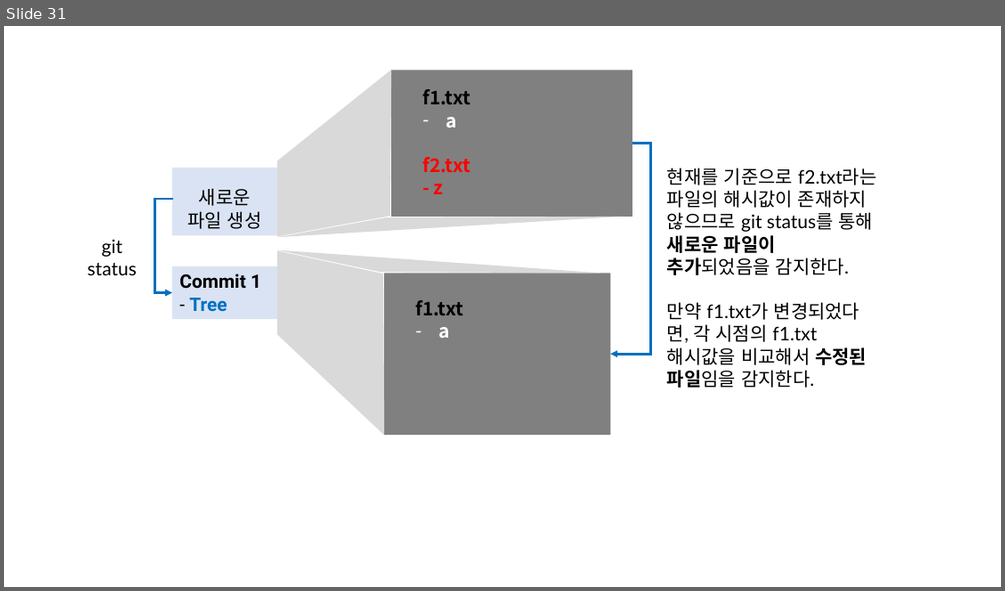
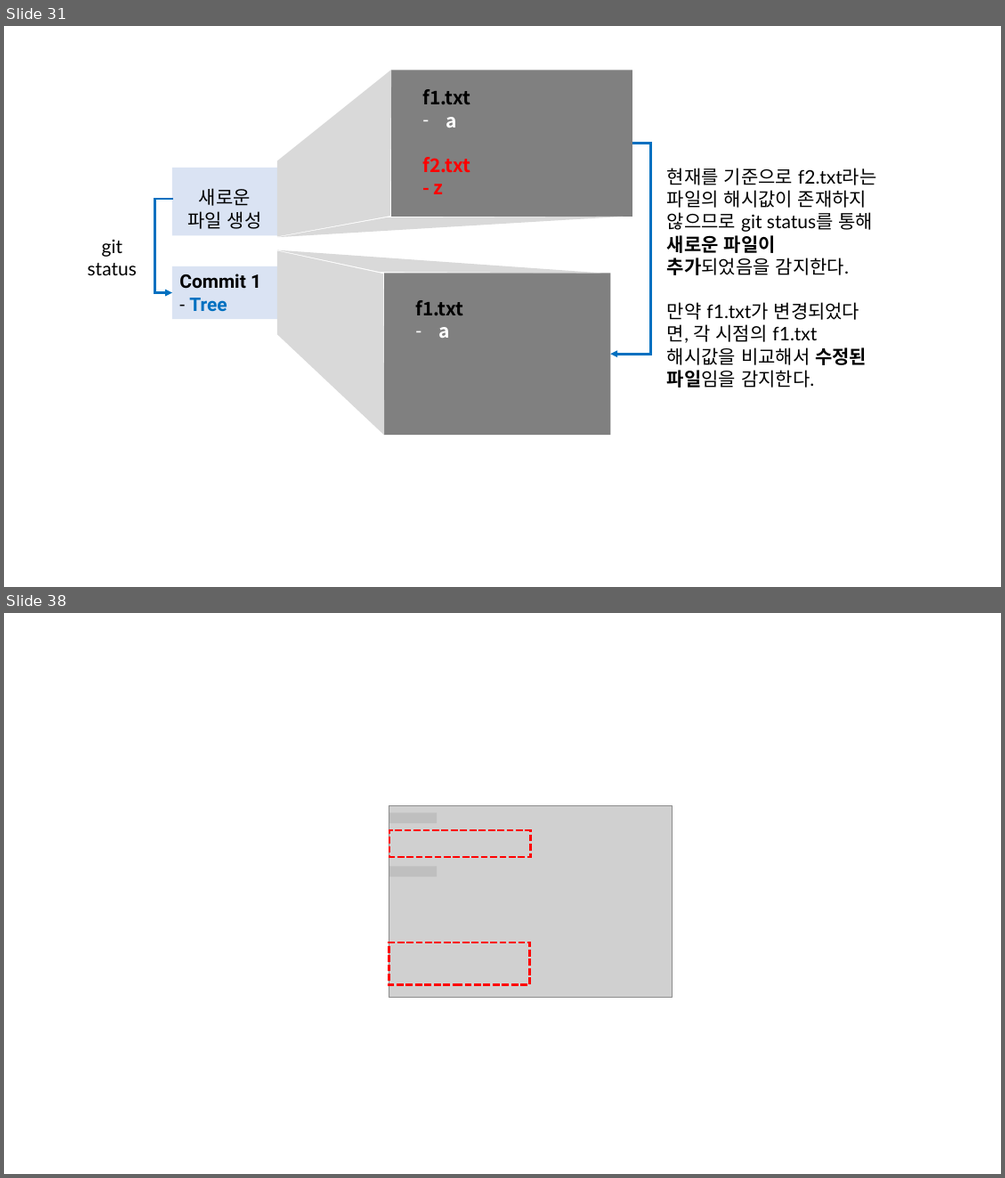
Before and after one commit to Han-Joon-Hyeok/TIL, a slide deck: Git/images/images.pptx. Shown one above the other, each under a label of ours: slide 31 before the commit, slides 31 and 38 after it; the slides between them are not shown. The pictures are 1005x591 and 1005x1178 pixels, drawn with LibreOffice and Linux fonts; fonts in the diff are those of the drawing; grey boxes stand for pictures. Boxes give left, top, right and bottom in pixels: in the first picture for what was removed or moved away, otherwise in the second. Text is boxed around its words. In the diff, an @@ line names an element or a change of style, - is before the commit and + after.

```diff
--- a/Git/images/images.pptx
+++ b/Git/images/images.pptx
@@ slide 38 added at bbox=[4, 613, 1001, 1174], background #FFFFFF @@
@@ picture added at bbox=[389, 805, 672, 997] @@
@@ rectangle added at bbox=[390, 812, 437, 823], fill #BFBFBF @@
@@ rectangle added at bbox=[390, 831, 531, 857], outline #FF0000 2.25 pt dashed @@
@@ rectangle added at bbox=[390, 867, 437, 877], fill #BFBFBF @@
@@ rectangle added at bbox=[389, 943, 531, 985], outline #FF0000 2.25 pt dashed @@
```
Also in this commit, not shown: 16 other slides added, 18 other files.
